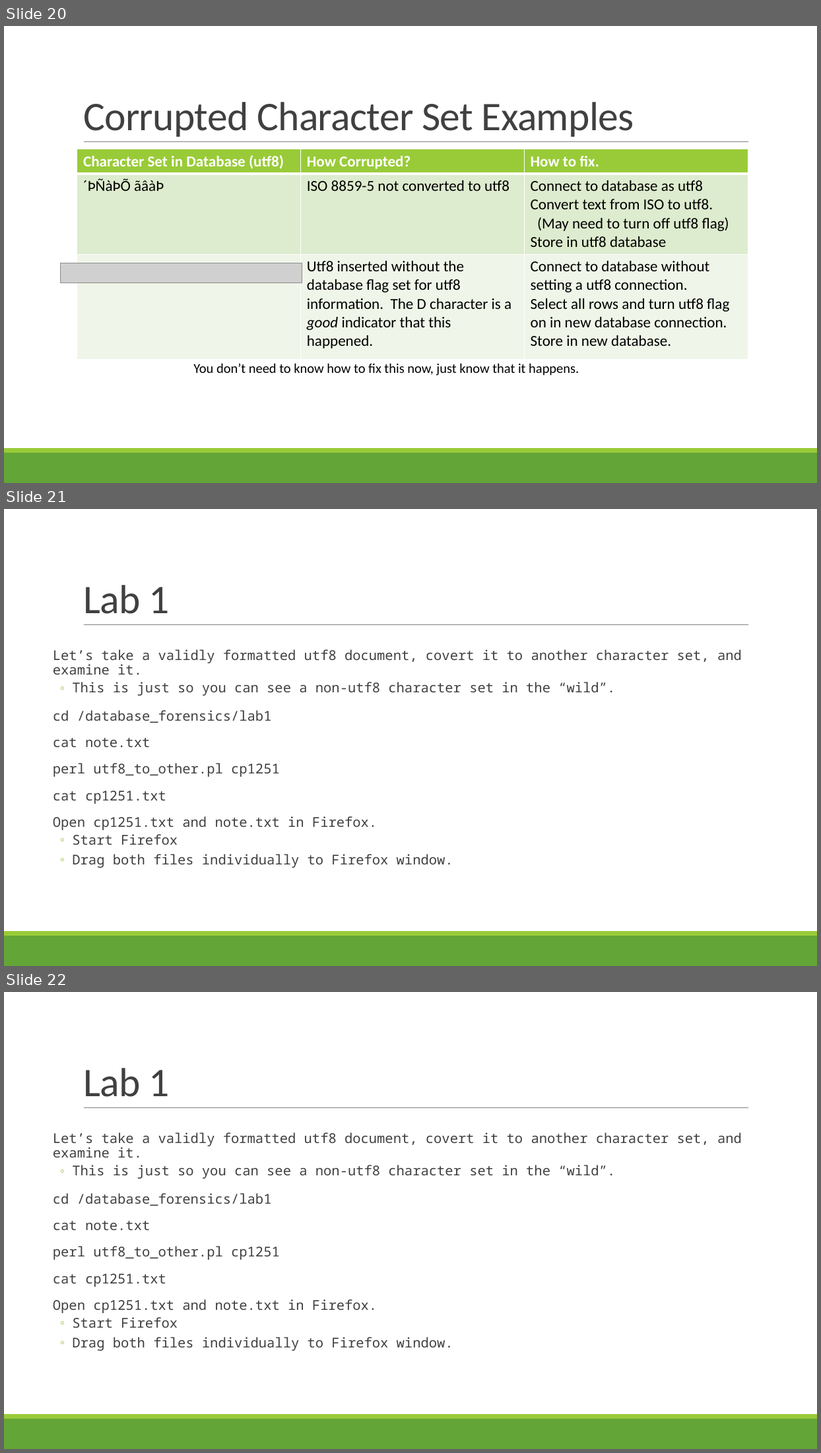
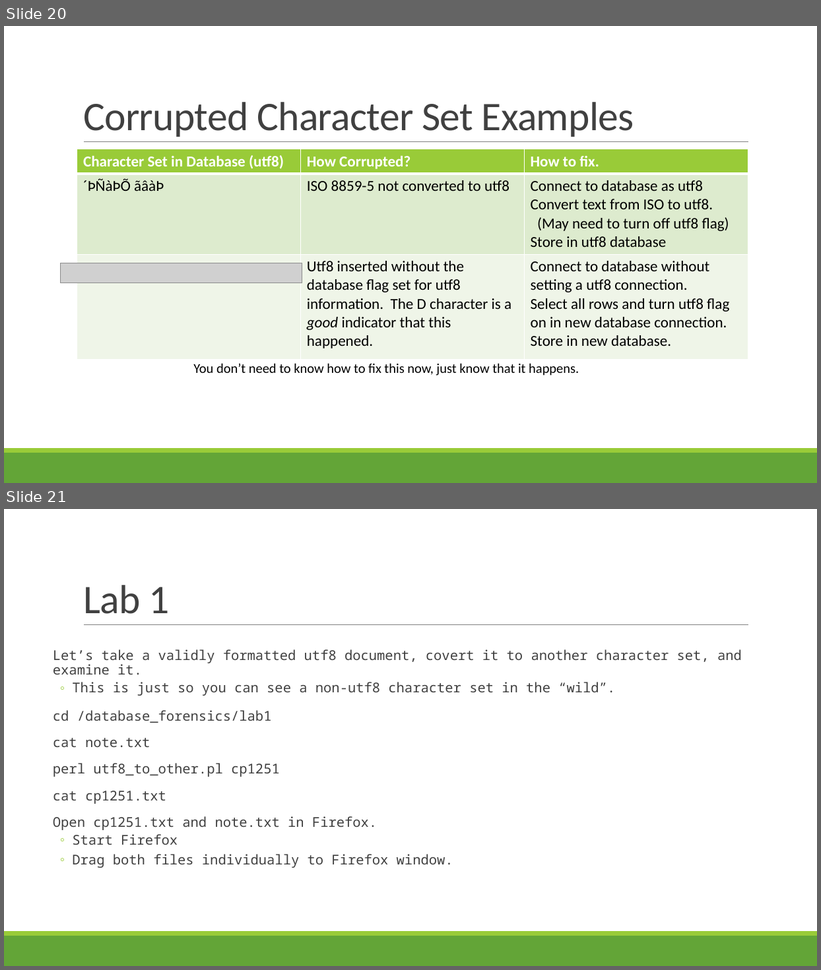
Before and after one commit to japharl/forensic-database-analysis, a slide deck: forensic_database_analysis.pptx. Shown one above the other, each under a label of ours: slides 20, 21 and 22 before the commit, slides 20 and 21 after it. The pictures are 821x1453 and 821x970 pixels, drawn with LibreOffice and Linux fonts; fonts in the diff are those of the drawing; grey boxes stand for pictures. Boxes give left, top, right and bottom in pixels: in the first picture for what was removed or moved away, otherwise in the second. Text is boxed around its words. In the diff, an @@ line names an element or a change of style, - is before the commit and + after.

Commit message:
Add files via upload
removed a duplicative slide

```diff
--- a/forensic_database_analysis.pptx
+++ b/forensic_database_analysis.pptx
@@ slide 21 removed at [4, 509, 817, 966], background #FFFFFF; not listed: 3 template elements that a slide beside it also shows @@
@@ title removed at [83, 585, 169, 614] @@
-Lab 1
@@ text removed at [53, 650, 742, 868] @@
-  Let’s take a validly formatted utf8 document, covert it to another character set, and examine it.
-  ◦ This is just so you can see a non-utf8 character set in the “wild”.
-  cd /database_forensics/lab1
-  cat note.txt
-  perl utf8_to_other.pl cp1251
-  cat cp1251.txt
-  Open cp1251.txt and note.txt in Firefox.
-  ◦ Start Firefox
-  ◦ Drag both files individually to Firefox window.
@@ what was slide 22 is now slide 21 @@
```
